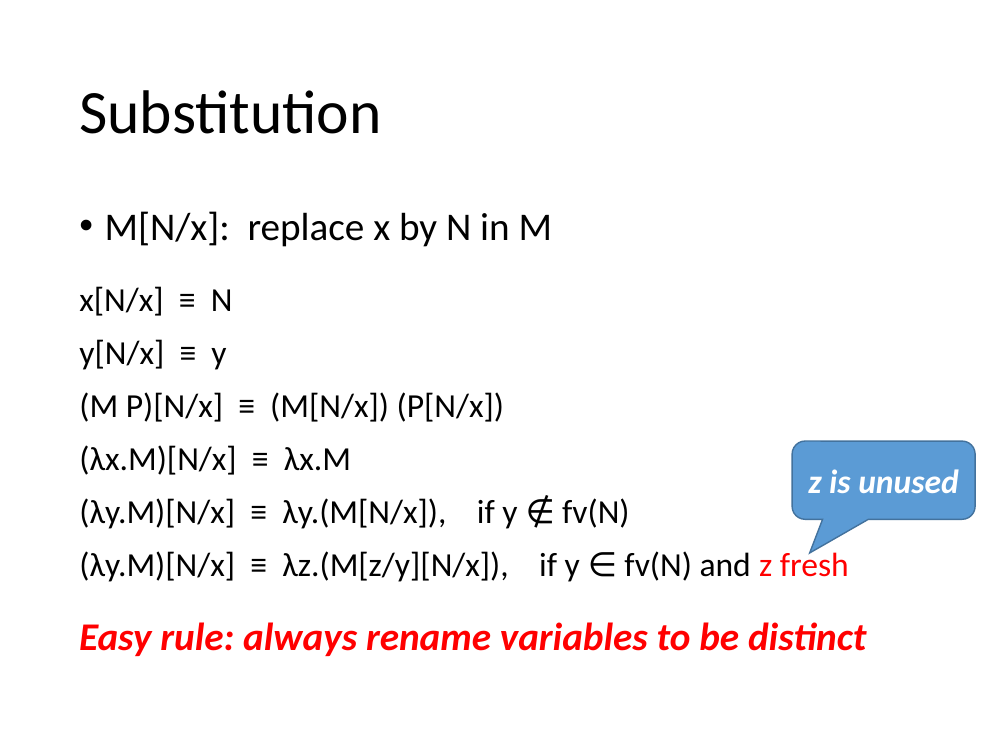
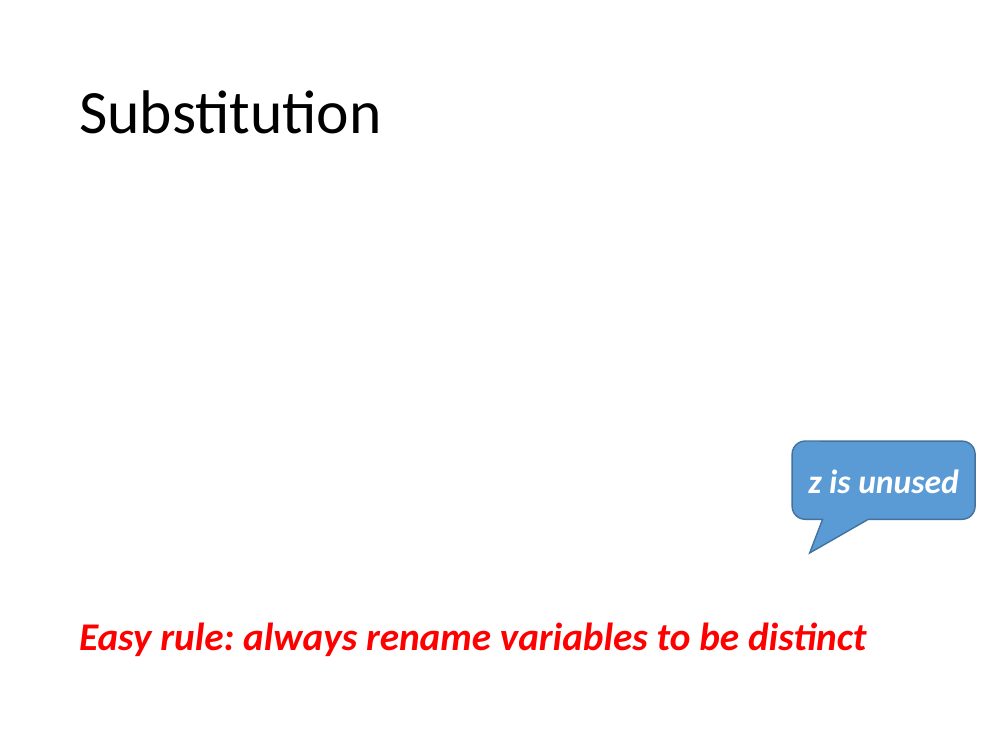
Before and after one commit to hongjin-liang/hongjin-liang.github.io, a slide deck: slide 22 of teaching/semantics/04_lambda.pptx. Drawn at 1008x756 pixels with LibreOffice and Linux fonts; fonts in the diff are those of the drawing; grey boxes stand for pictures. Boxes give left, top, right and bottom in pixels: in the first picture for what was removed or moved away, otherwise in the second. Text is boxed around its words. In the diff, an @@ line names an element or a change of style, - is before the commit and + after.

```diff
--- a/teaching/semantics/04_lambda.pptx
+++ b/teaching/semantics/04_lambda.pptx
@@ text removed at (79, 211, 849, 582) @@
-  • M[N/x]: replace x by N in M
-  x[N/x] ≡ N
-  y[N/x] ≡ y
-  (M P)[N/x] ≡ (M[N/x]) (P[N/x])
-  (λx.M)[N/x] ≡ λx.M
-  (λy.M)[N/x] ≡ λy.(M[N/x]), if y ∉ fv(N)
-  (λy.M)[N/x] ≡ λz.(M[z/y][N/x]), if y ∈ fv(N) and z fresh
```
Also in this commit, not shown: 22 other slides changed, 1 other file.
